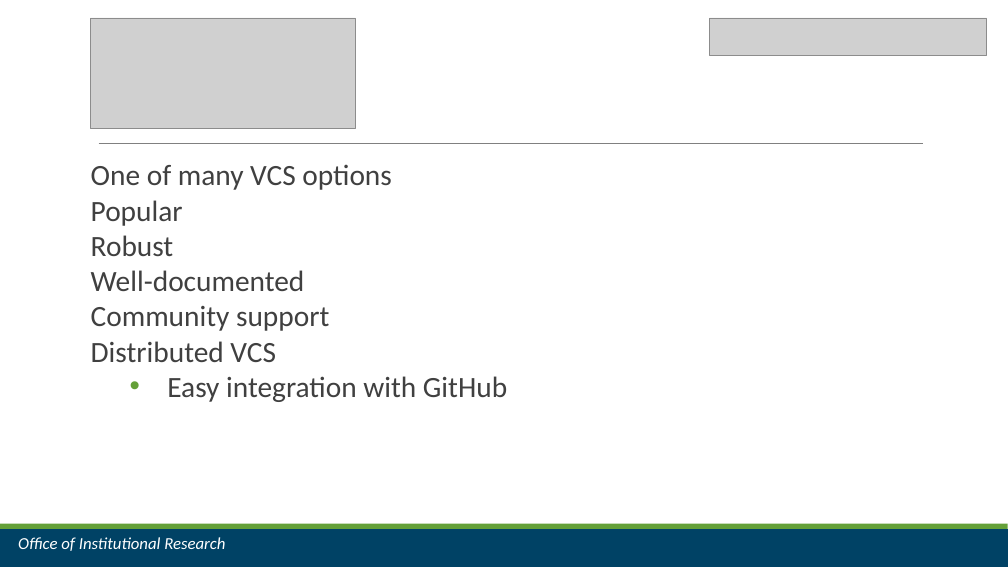
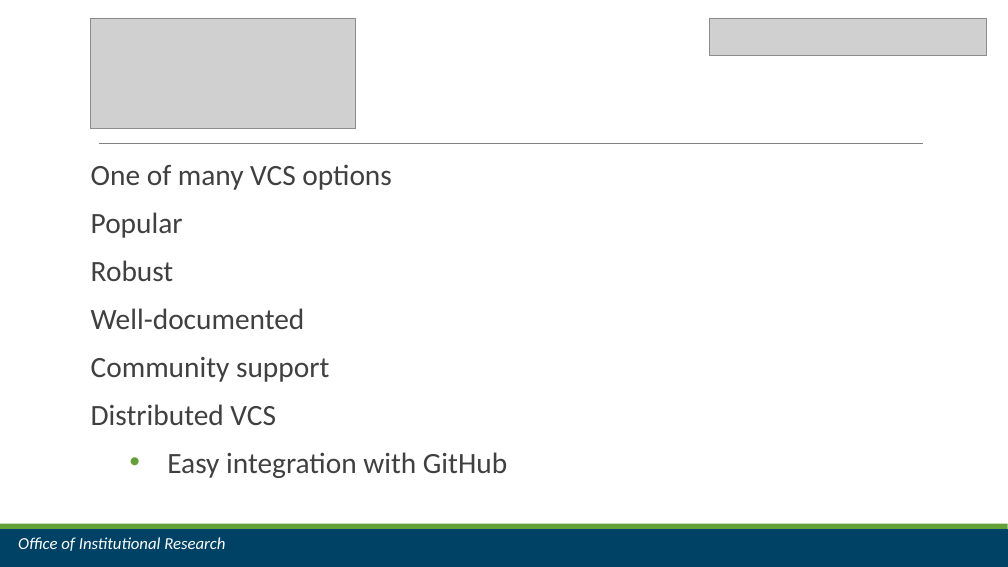
Before and after one commit to jrf1111/Do-You-Git-It-Now, a slide deck: slide 9 of Do You Git It Now.pptx. Drawn at 1008x567 pixels with LibreOffice and Linux fonts; fonts in the diff are those of the drawing; grey boxes stand for pictures. Boxes give left, top, right and bottom in pixels: in the first picture for what was removed or moved away, otherwise in the second. Text is boxed around its words. In the diff, an @@ line names an element or a change of style, - is before the commit and + after.

```diff
--- a/Do You Git It Now.pptx
+++ b/Do You Git It Now.pptx
@@ text "One of many VCS options" at (91,165,507,478): more space between paragraphs @@
```
Also in this commit, not shown: 1 other slide changed, 3 slides added.
